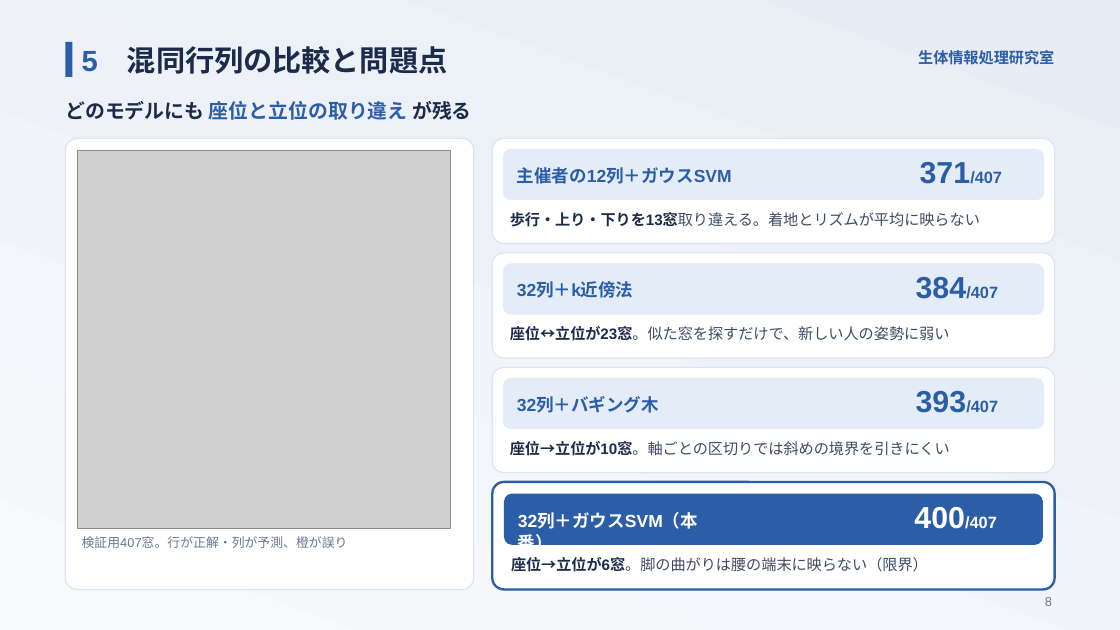
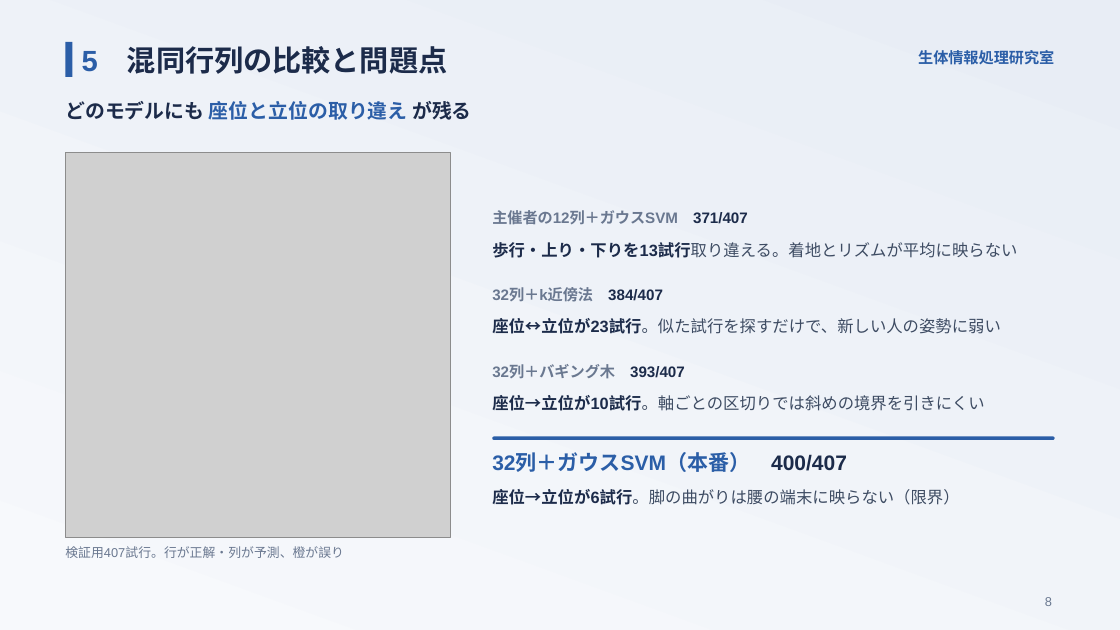
Before and after one commit to takuto-nohara/DataScienceContest, a slide deck: slide 8 of presentation/final_seitailab.pptx. Drawn at 1120x630 pixels with LibreOffice and Linux fonts; fonts in the diff are those of the drawing; grey boxes stand for pictures. Boxes give left, top, right and bottom in pixels: in the first picture for what was removed or moved away, otherwise in the second. Text is boxed around its words. In the diff, an @@ line names an element or a change of style, - is before the commit and + after.

```diff
--- a/presentation/final_seitailab.pptx
+++ b/presentation/final_seitailab.pptx
@@ rounded rectangle removed at [66, 139, 474, 590] @@
@@ rounded rectangle removed at [492, 139, 1054, 244] @@
@@ rounded rectangle removed at [503, 149, 1044, 200] @@
@@ picture: place and size @@
-picture at [77, 150, 450, 528]
+picture at [66, 152, 450, 537]
@@ text removed at [920, 162, 1002, 184] @@
-371/407
@@ text at [492, 210, 748, 225]: text changed; size 15 to 13 pt; text colour #2B5EA7 to #6A7890 @@
-主催者の12列＋ガウスSVM
+主催者の12列＋ガウスSVM 371/407
@@ text at [492, 242, 1017, 258]: text changed; size 13 to 14 pt @@
-歩行・上り・下りを13窓取り違える。着地とリズムが平均に映らない
+歩行・上り・下りを13試行取り違える。着地とリズムが平均に映らない
@@ rounded rectangle removed at [503, 264, 1044, 315] @@
@@ text at [492, 288, 663, 302]: text changed; size 14 to 13 pt; text colour #2B5EA7 to #6A7890 @@
-384/407
+32列＋k近傍法 384/407
@@ text removed at [517, 283, 634, 298] @@
-32列＋k近傍法
@@ text at [492, 318, 1001, 334]: text changed; size 13 to 14 pt @@
-座位↔立位が23窓。似た窓を探すだけで、新しい人の姿勢に弱い
+座位↔立位が23試行。似た試行を探すだけで、新しい人の姿勢に弱い
@@ text at [492, 365, 685, 379]: text changed; size 15 to 13 pt; text colour #2B5EA7 to #6A7890 @@
-32列＋バギング木
+32列＋バギング木 393/407
@@ rounded rectangle removed at [492, 367, 1054, 472] @@
@@ rounded rectangle removed at [503, 378, 1044, 429] @@
@@ text at [492, 395, 984, 411]: text changed; size 13 to 14 pt @@
-座位→立位が10窓。軸ごとの区切りでは斜めの境界を引きにくい
+座位→立位が10試行。軸ごとの区切りでは斜めの境界を引きにくい
@@ text removed at [916, 391, 998, 413] @@
-393/407
@@ rounded rectangle: place and size @@
-rounded rectangle at [492, 253, 1054, 358]
+rounded rectangle at [492, 437, 1054, 440]
@@ rounded rectangle at [492, 437, 1054, 440]: fill #FFFFFF to #2B5EA7; outline #DCE4EF 1 pt to none; proportions changed @@
@@ text at [492, 453, 847, 472]: text changed; size 15 to 18 pt; text colour #FFFFFF to #2B5EA7 @@
-32列＋ガウスSVM（本番）
+32列＋ガウスSVM（本番） 400/407
@@ text at [492, 489, 959, 505]: text changed; size 13 to 14 pt @@
-座位→立位が6窓。脚の曲がりは腰の端末に映らない（限界）
+座位→立位が6試行。脚の曲がりは腰の端末に映らない（限界）
@@ rounded rectangle removed at [492, 482, 1054, 590] @@
@@ rounded rectangle removed at [504, 494, 1044, 545] @@
@@ text removed at [914, 507, 997, 529] @@
-400/407
@@ text at [65, 546, 344, 558]: text changed @@
-検証用407窓。行が正解・列が予測、橙が誤り
+検証用407試行。行が正解・列が予測、橙が誤り
```
Also in this commit, not shown: 7 other slides changed, 24 other files.
